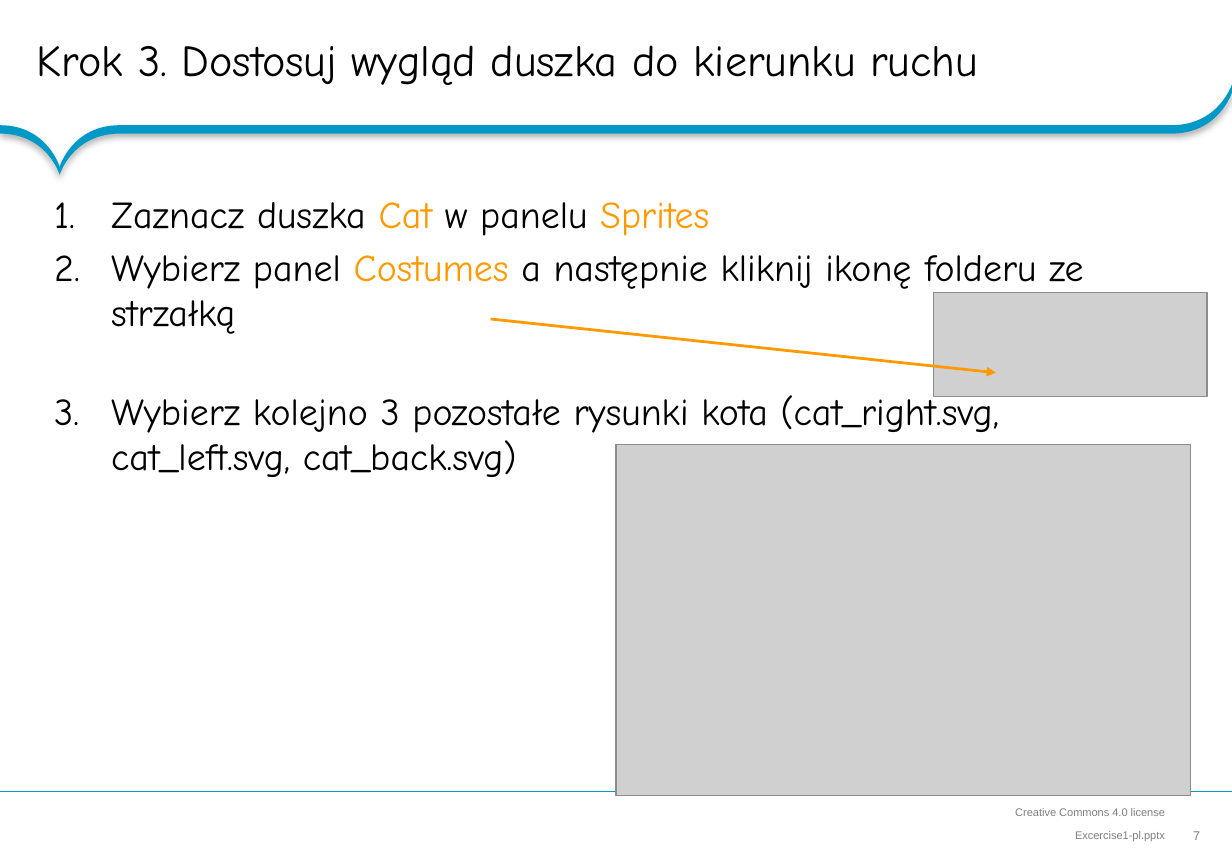
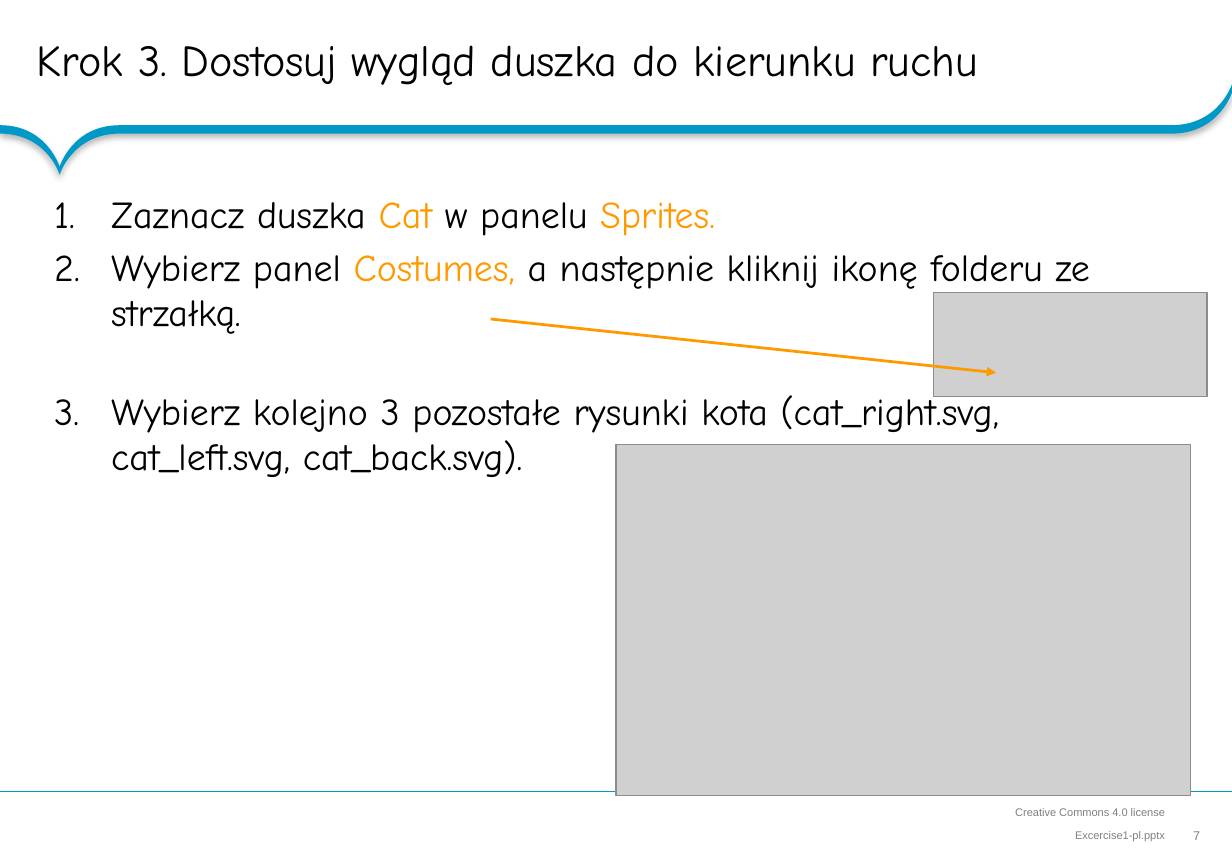
Before and after one commit to RoboCap/scratch, a slide deck: slide 7 of hands-on-lab/Excercise1-pl.pptx. Drawn at 1232x853 pixels with LibreOffice and Linux fonts; fonts in the diff are those of the drawing; grey boxes stand for pictures; background and template pictures are left out. Boxes give left, top, right and bottom in pixels: in the first picture for what was removed or moved away, otherwise in the second. Text is boxed around its words. In the diff, an @@ line names an element or a change of style, - is before the commit and + after.

```diff
--- a/hands-on-lab/Excercise1-pl.pptx
+++ b/hands-on-lab/Excercise1-pl.pptx
@@ text at <box>111,202,1090,477</box>: text changed @@
-1. Zaznacz duszka Cat w panelu Sprites
-2. Wybierz panel Costumes a następnie kliknij ikonę folderu ze strzałką
-3. Wybierz kolejno 3 pozostałe rysunki kota (cat_right.svg, cat_left.svg, cat_back.svg)
+1. Zaznacz duszka Cat w panelu Sprites.
+2. Wybierz panel Costumes, a następnie kliknij ikonę folderu ze strzałką.
+3. Wybierz kolejno 3 pozostałe rysunki kota (cat_right.svg, cat_left.svg, cat_back.svg).
```
Also in this commit, not shown: 4 other slides changed, 2 other files.
